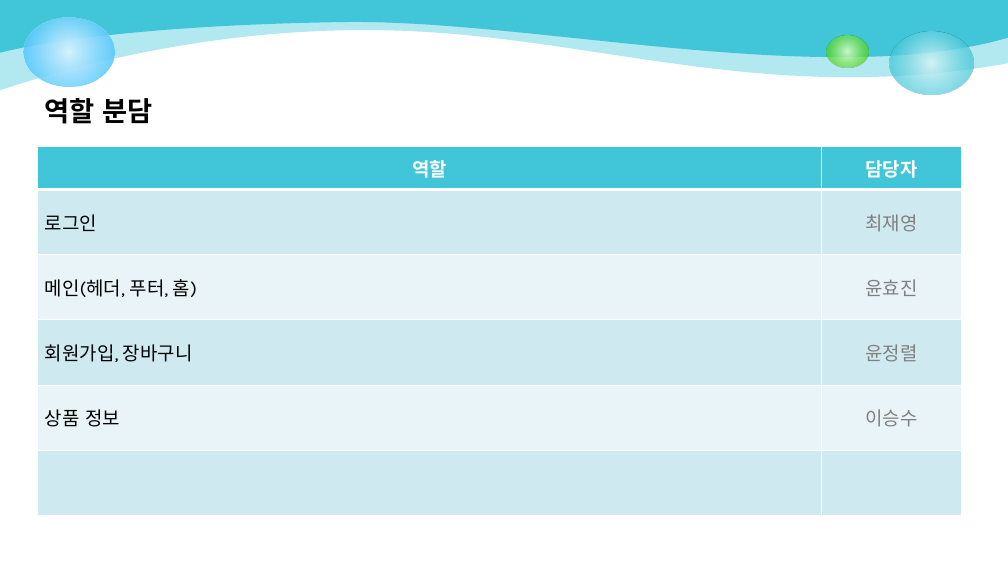
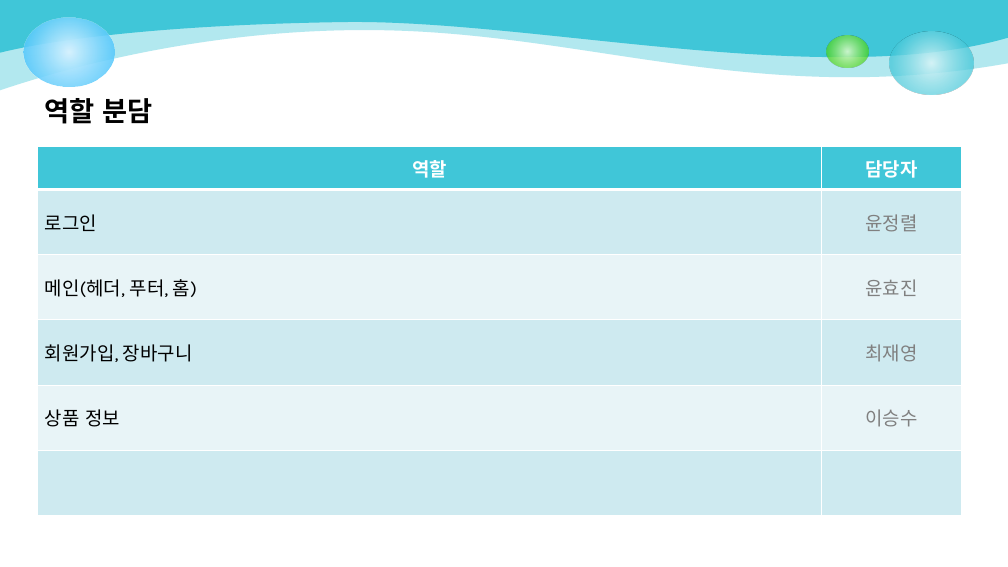
Before and after one commit to jungryeol123/tjg_project, a slide deck: slide 2 of TeamProject_스토리보드.pptx. Drawn at 1008x567 pixels with LibreOffice and Linux fonts; fonts in the diff are those of the drawing. Boxes give left, top, right and bottom in pixels: in the first picture for what was removed or moved away, otherwise in the second. Text is boxed around its words. In the diff, an @@ line names an element or a change of style, - is before the commit and + after.

```diff
--- a/TeamProject_스토리보드.pptx
+++ b/TeamProject_스토리보드.pptx
@@ table at (x1=38, y1=147, x2=962, y2=516) @@
-row 2, column 2: 최재영
+row 2, column 2: 윤정렬
-row 4, column 2: 윤정렬
+row 4, column 2: 최재영
```
Also in this commit, not shown: 1 other slide changed.
